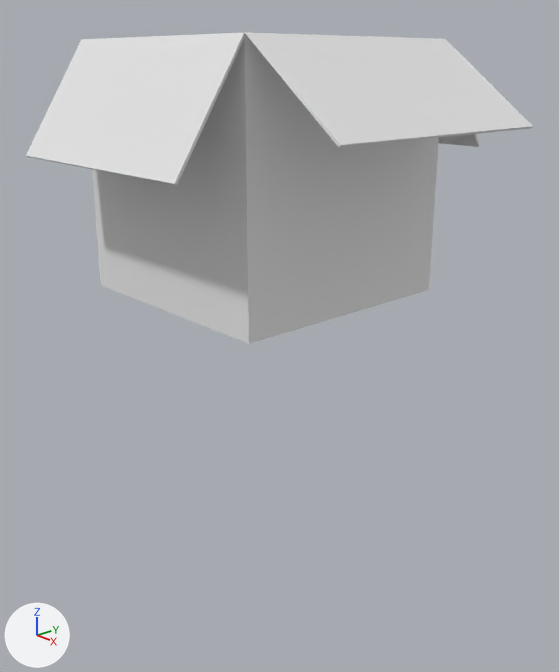
An edit to the Blender file HackerMan/Assets/Assets/Meshes/cardboard_box.blend, drawn before and after from the same camera.
Before and after are seen from a camera (50 mm lens) standing at (4.87, -4.22, 4.01) and looking at (0.26, -0.05, 1.82). Lighting does not change. The marker at lower left points along +X, +Y and +Z.
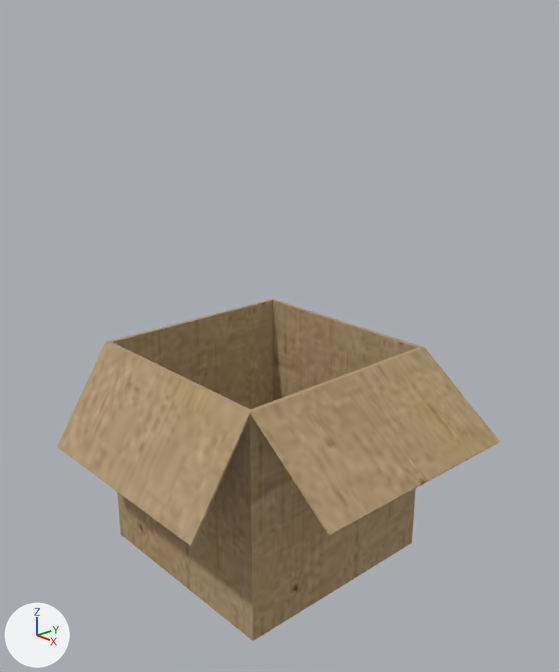
Changed parts and their boxes [x1, y1, x2, y2] in the pictures (559 x 672 px):
'Cube', surface changed, moved: before [26, 33, 533, 344]; after [57, 299, 500, 641]

The change in detail:
Picture 'Cardboard Texture.jpg' (img_cardboard_texture_jpg) is new.
In material 'Material' (mat_material), base_color is no longer (0.8, 0.8, 0.8), white #e7e7e7.
In material 'Material' (mat_material), texture is now set to img_cardboard_texture_jpg.
Object 'Cube' (ob_cube) moves from (0.0, 0.0, 3.18) to (0.0, 0.0, 0.65).
